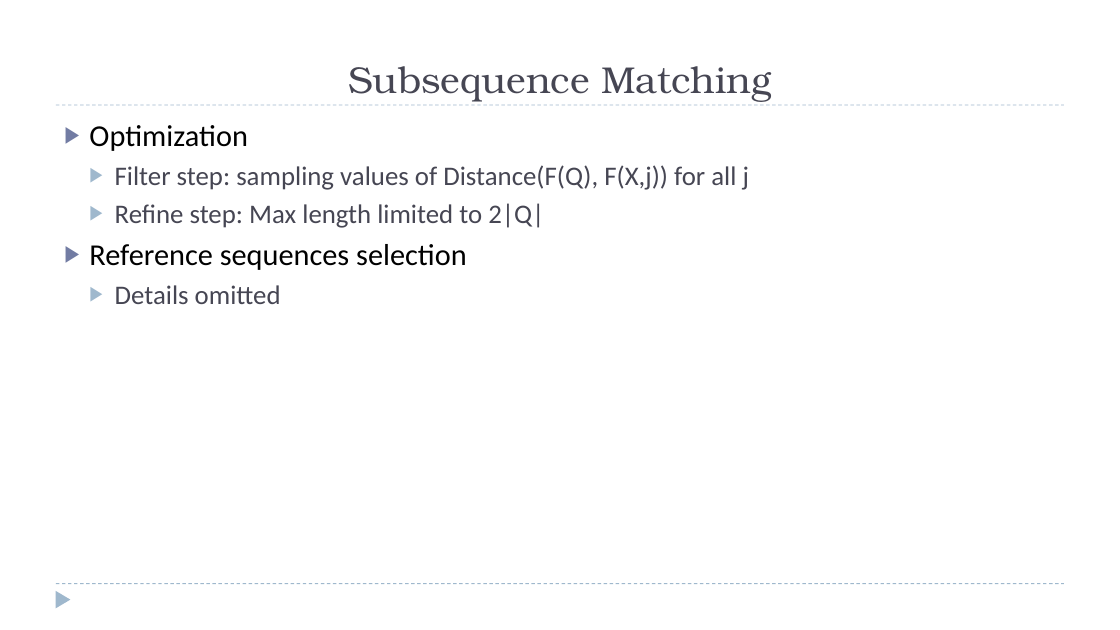
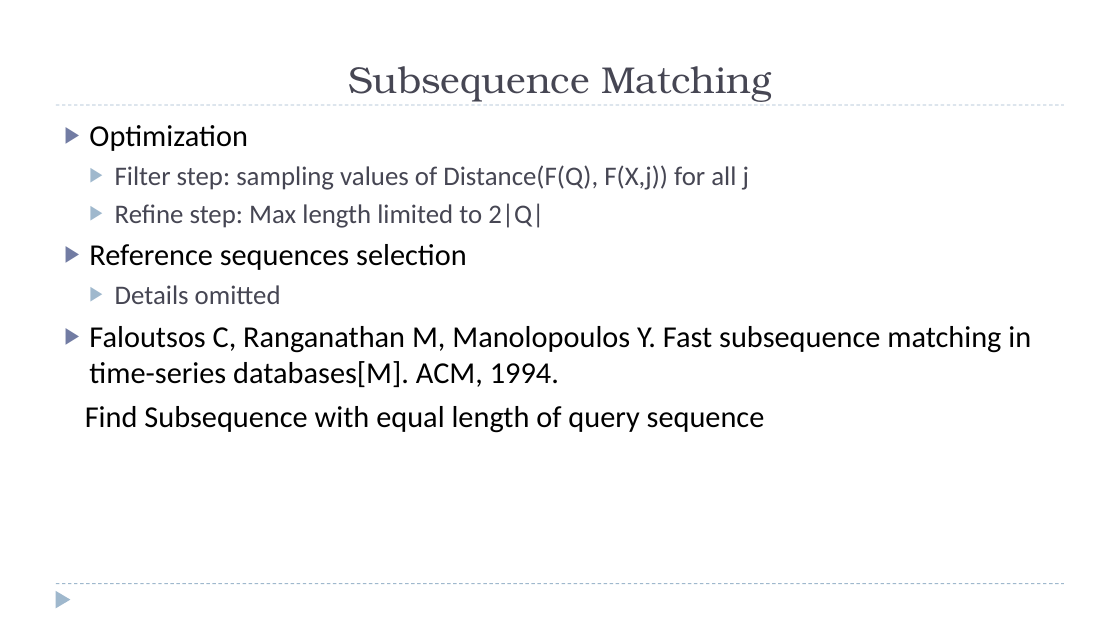
Before and after one commit to zixiaojindao/time-series-survey, a slide deck: slide 31 of slide/tsdm.pptx. Drawn at 1120x630 pixels with LibreOffice and Linux fonts; fonts in the diff are those of the drawing. Boxes give left, top, right and bottom in pixels: in the first picture for what was removed or moved away, otherwise in the second. Text is boxed around its words. In the diff, an @@ line names an element or a change of style, - is before the commit and + after.

Commit message:
update survey

```diff
--- a/slide/tsdm.pptx
+++ b/slide/tsdm.pptx
@@ text at (85,326,1031,433): paragraphs added @@
+▶ Faloutsos C, Ranganathan M, Manolopoulos Y. Fast subsequence matching in time-series databases[M]. ACM, 1994.
+Find Subsequence with equal length of query sequence
```
